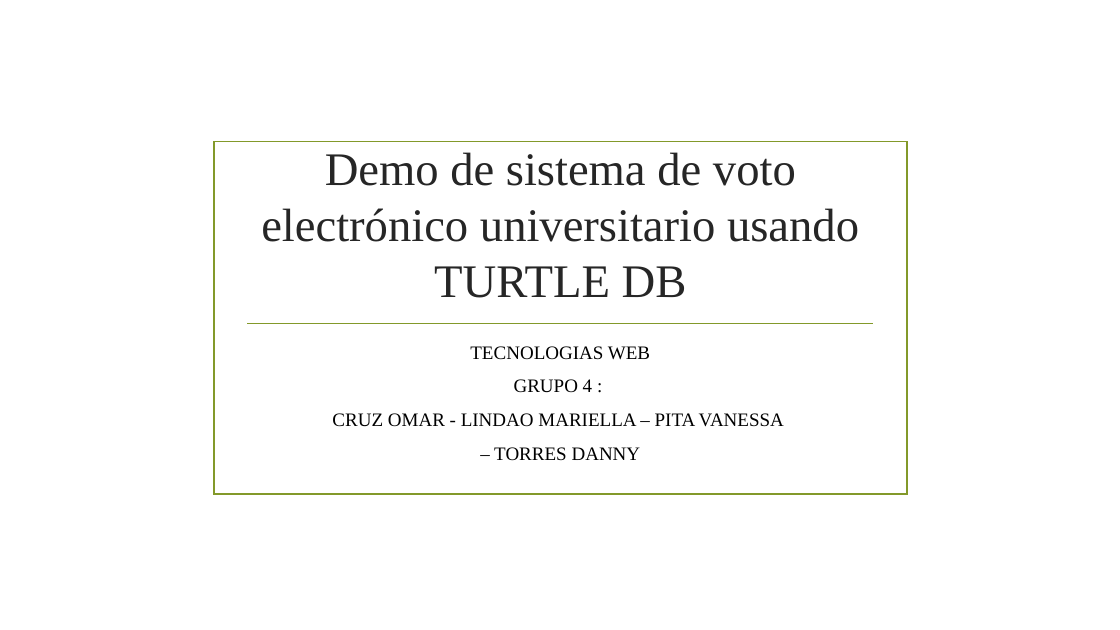
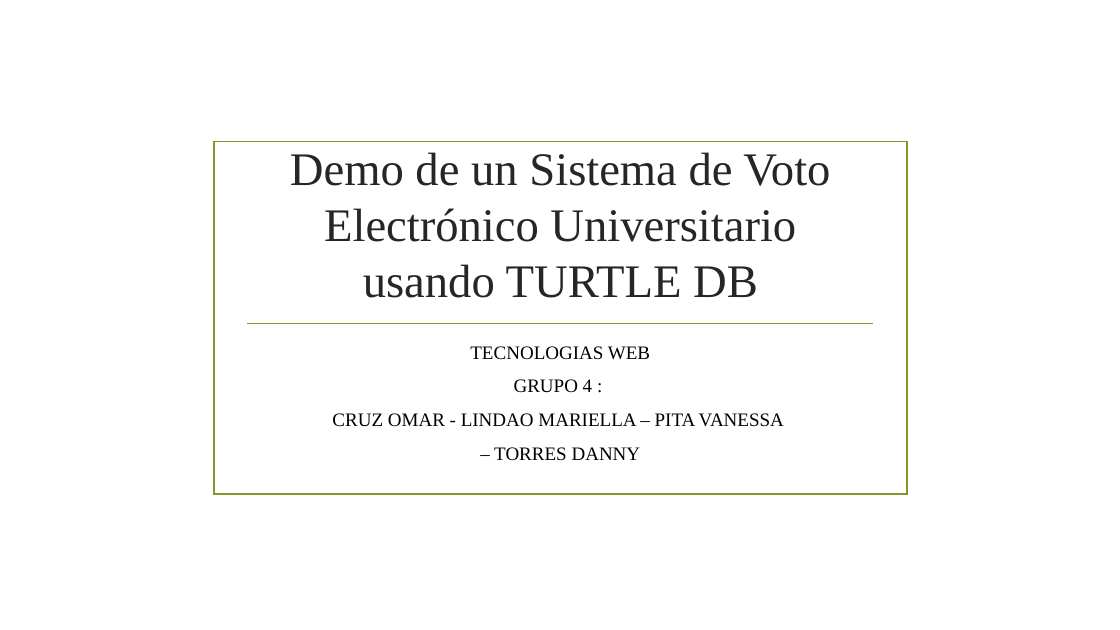
Before and after one commit to karin-romero/WT-Project, a slide deck: slide 1 of group6/Voto_Presentacion.pptx. Drawn at 1120x630 pixels with LibreOffice and Linux fonts; fonts in the diff are those of the drawing; background and template pictures are left out. Boxes give left, top, right and bottom in pixels: in the first picture for what was removed or moved away, otherwise in the second. Text is boxed around its words. In the diff, an @@ line names an element or a change of style, - is before the commit and + after.

```diff
--- a/group6/Voto_Presentacion.pptx
+++ b/group6/Voto_Presentacion.pptx
@@ title at [290, 152, 830, 298]: text changed @@
-Demo de sistema de voto electrónico universitario usando TURTLE DB
+Demo de un Sistema de Voto Electrónico Universitario usando TURTLE DB
```
Also in this commit, not shown: 1 other slide changed.
